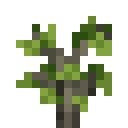
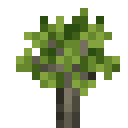
Layer changes from the first 128 x 128 image to the second:
painted on "oak_sapling.png" over [16, 8, 120, 112]
painted on "Layer" over [24, 48, 112, 96]
